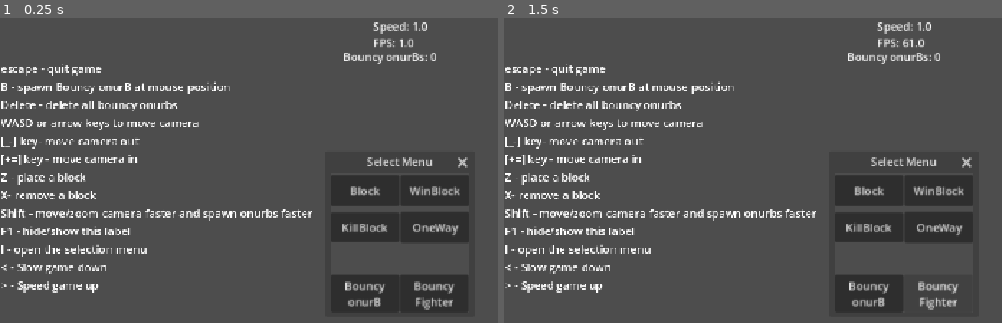
Above: before the commit, frames 1-2 (left to right).
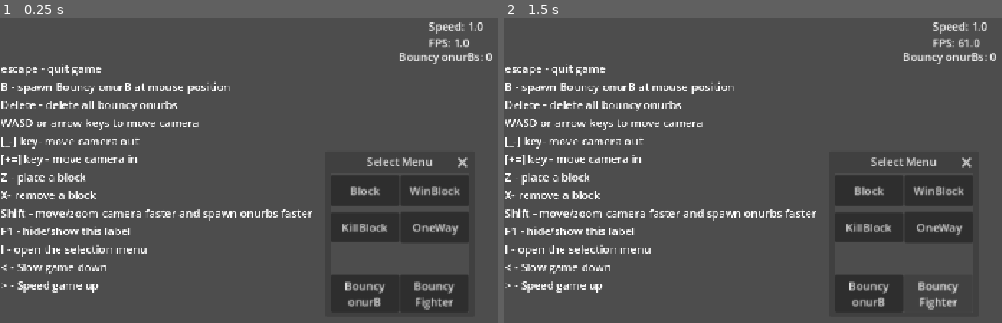
Above: after the commit, the same moments.

Repository: Ksawex4/Bouncy-onurB-Fun
Game: Godot game, scene res://Scenes/level.tscn
Same seed, same stepped clock (60 frames per second), same inputs: the game is played once before the commit and once after it. Sound files missing from this copy of the repository are replaced by a short silence.
Inputs:
- Up to frame 1 (0.25 s): no input
- Up to frame 2 (1.5 s): click "Bouncy onurB" at 0.5 s; click "Bouncy Fighter" at 1.25 s

The runs differ from the first frame. In frame 1, 1.1% of the frame differs, in the area x 69-99%, y 1-16%; in frame 2, 1.1%.

Commit message:
Moved names to z index 1 and added keys in info for mobile

Diff:
--- a/Objects/Characters/bouncy_fighter.tscn
+++ b/Objects/Characters/bouncy_fighter.tscn
@@ -62,6 +62,7 @@
 stream = ExtResource("5_sdxi7")
 
 [node name="Name" type="Label" parent="." unique_id=1290212664]
+z_index = 1
 offset_left = -20.0
 offset_top = -38.0
 offset_right = 20.0
--- a/Objects/Characters/bouncy_onurb.tscn
+++ b/Objects/Characters/bouncy_onurb.tscn
@@ -33,6 +33,7 @@
 shape = SubResource("RectangleShape2D_geypb")
 
 [node name="Name" type="Label" parent="." unique_id=968197743]
+z_index = 1
 offset_left = -20.0
 offset_top = -38.0
 offset_right = 20.0
--- a/Objects/GUI/camera_2d.tscn
+++ b/Objects/GUI/camera_2d.tscn
@@ -40,8 +40,8 @@
 anchors_preset = 5
 anchor_left = 0.5
 anchor_right = 0.5
-offset_left = -39.5
-offset_right = 39.5
+offset_left = 40.5
+offset_right = 119.5
 offset_bottom = 23.0
 grow_horizontal = 2
 text = "Speed: 1.0"
@@ -51,9 +51,9 @@
 anchors_preset = 5
 anchor_left = 0.5
 anchor_right = 0.5
-offset_left = -39.5
+offset_left = 40.5
 offset_top = 24.0
-offset_right = 39.5
+offset_right = 119.5
 offset_bottom = 47.0
 grow_horizontal = 2
 text = "FPS: 60"
@@ -63,9 +63,9 @@
 anchors_preset = 5
 anchor_left = 0.5
 anchor_right = 0.5
-offset_left = -82.5
+offset_left = -2.5
 offset_top = 44.0
-offset_right = 82.5
+offset_right = 162.5
 offset_bottom = 67.0
 grow_horizontal = 2
 text = "Bouncy_onurBs: 1000"
--- a/Scripts/GUI/camera_2d.gd
+++ b/Scripts/GUI/camera_2d.gd
@@ -14,7 +14,9 @@
 R - remove a block
 Shift - move/zoom camera faster and spawn onurbs faster
 F1 - hide/show this label
-I - open the selection menu"
+I - open the selection menu
+< - Slow game down
+> - Speed game up"
 
 func _physics_process(delta: float) -> void:
 	var axis = Vector2(Input.get_axis("camLeft", "camRight"), Input.get_axis("camUp", "camDown"))
